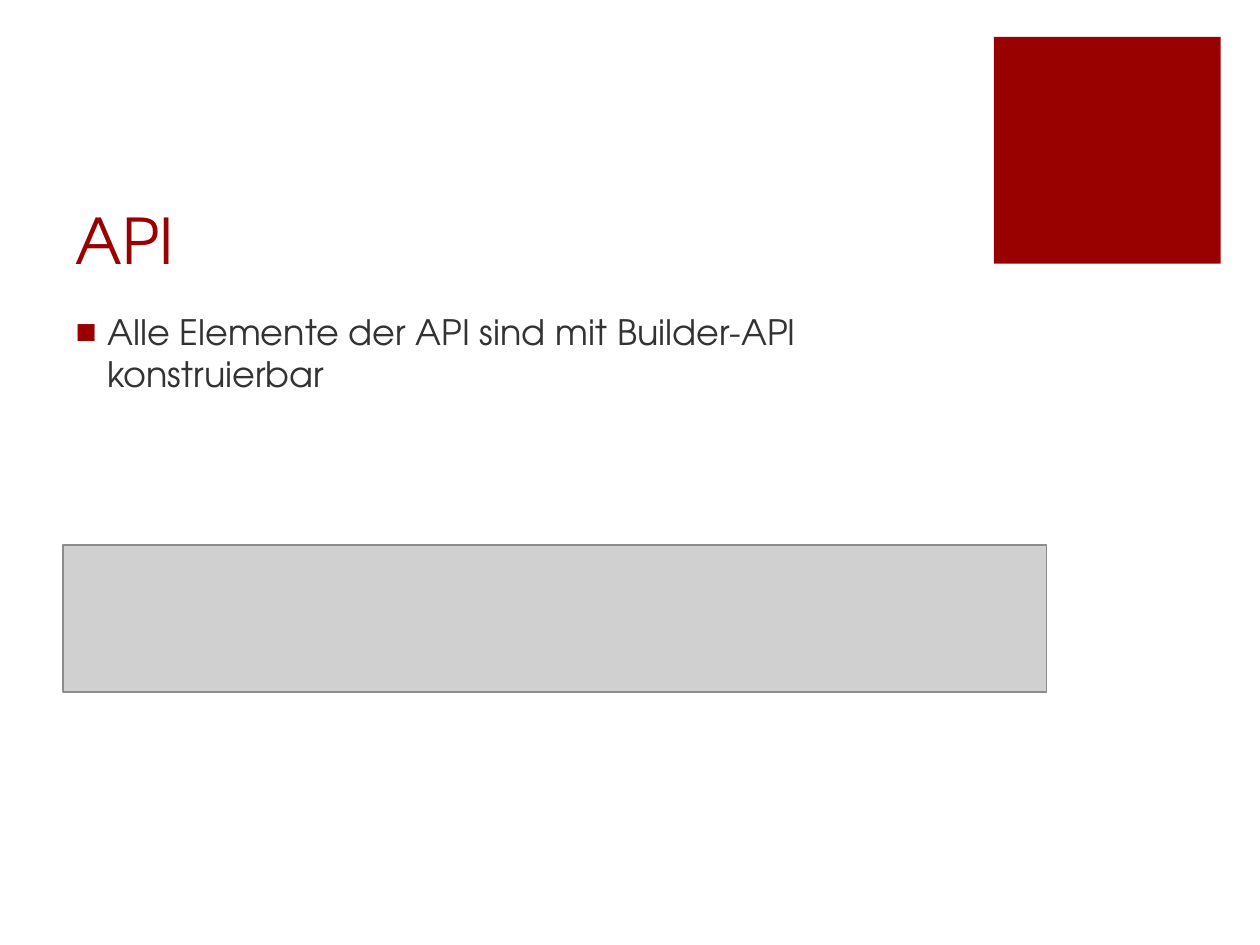
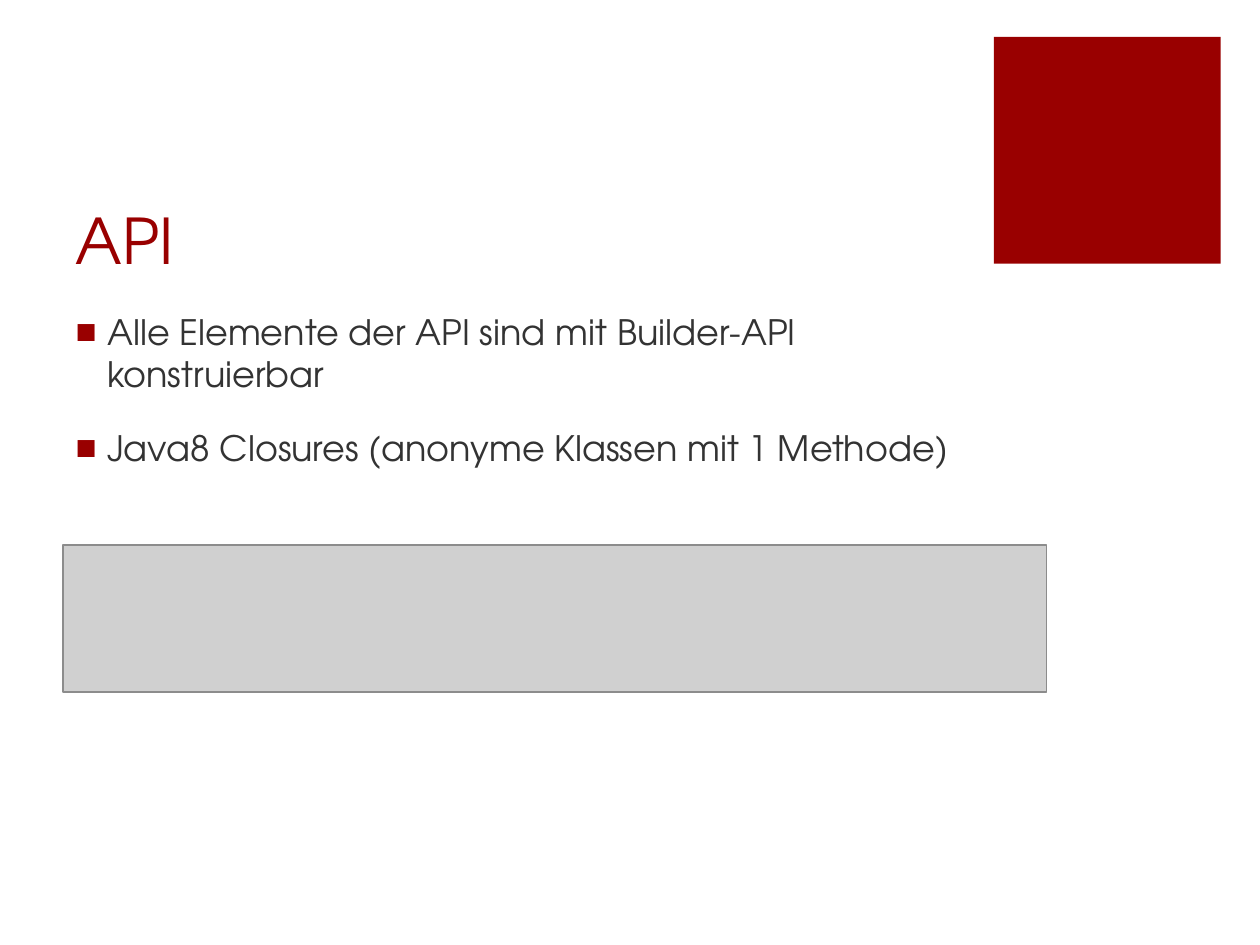
Before and after one commit to Morkunas/jfxusergroup, a slide deck: slide 8 of JavaFX-UserGroup.pptx. Drawn at 1260x945 pixels with LibreOffice and Linux fonts; fonts in the diff are those of the drawing; grey boxes stand for pictures; background and template pictures are left out. Boxes give left, top, right and bottom in pixels: in the first picture for what was removed or moved away, otherwise in the second. Text is boxed around its words. In the diff, an @@ line names an element or a change of style, - is before the commit and + after.

```diff
--- a/JavaFX-UserGroup.pptx
+++ b/JavaFX-UserGroup.pptx
@@ text at (107, 434, 948, 469): paragraph added @@
+■ Java8 Closures (anonyme Klassen mit 1 Methode)
```
Also in this commit, not shown: 1 other slide changed, 18 other files.
